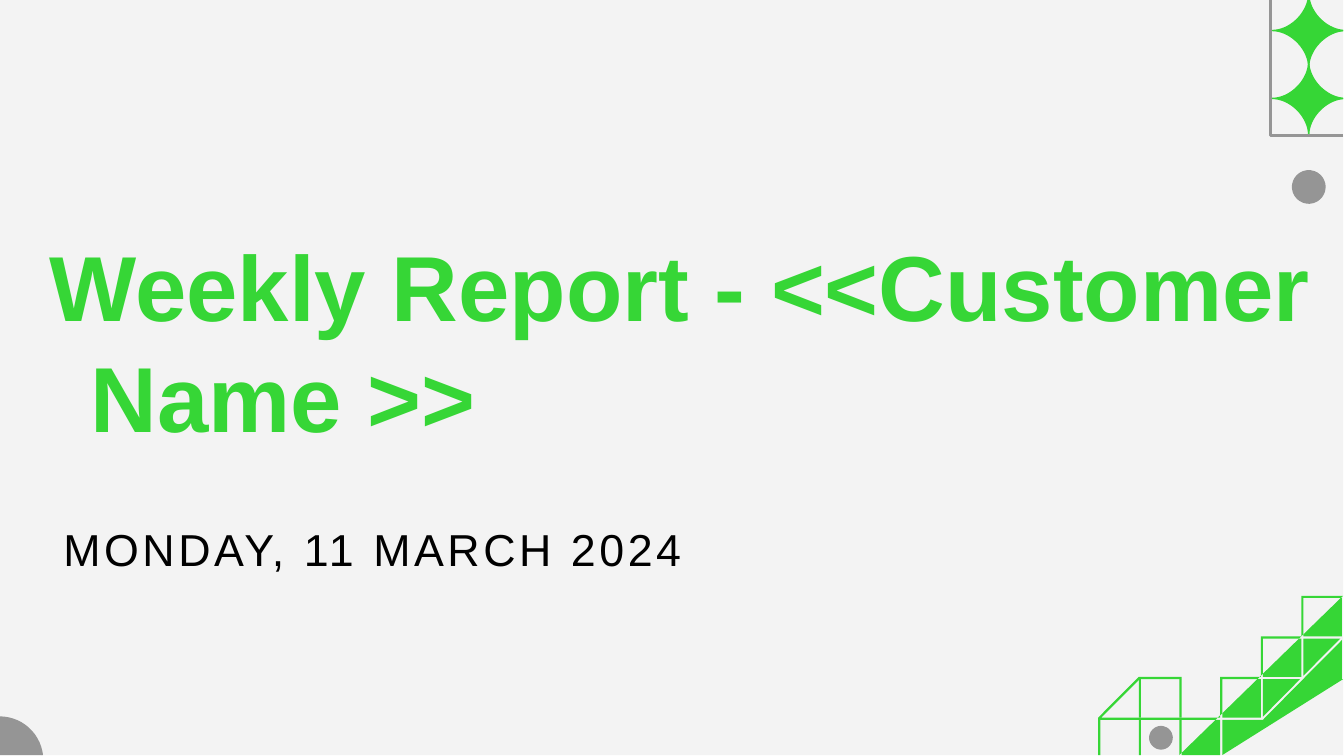
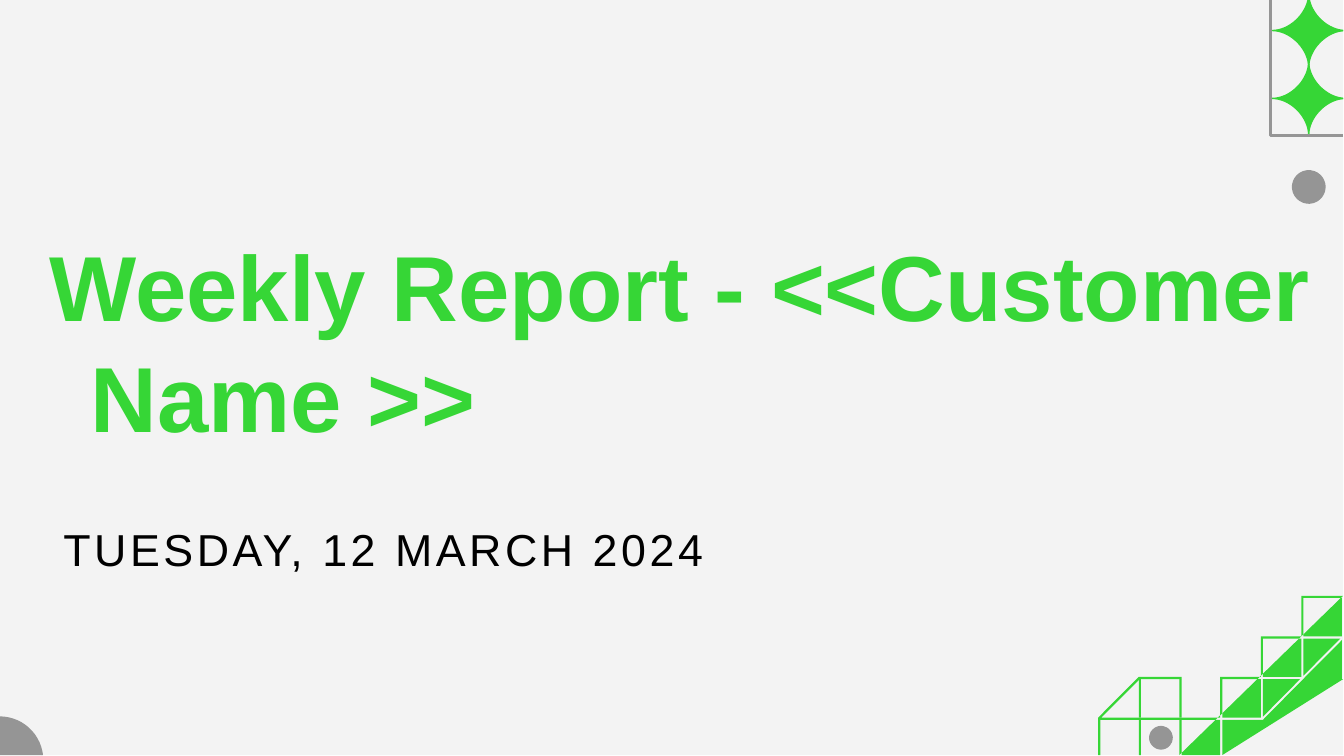
Before and after one commit to lksmangai/DeepLearning, a slide deck: slide 20 of Mastering Agile And Scrum With Reports.pptx. Drawn at 1344x756 pixels with LibreOffice and Linux fonts; fonts in the diff are those of the drawing; background and template pictures are left out. Boxes give left, top, right and bottom in pixels: in the first picture for what was removed or moved away, otherwise in the second. Text is boxed around its words. In the diff, an @@ line names an element or a change of style, - is before the commit and + after.

```diff
--- a/Mastering Agile And Scrum With Reports.pptx
+++ b/Mastering Agile And Scrum With Reports.pptx
@@ text at (63, 534, 703, 572): text changed @@
-MONDAY, 11 MARCH 2024
+TUESDAY, 12 MARCH 2024
```
Also in this commit, not shown: 1 other slide changed, 7 other files.
